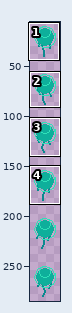
Sprite sheet -- resources/pngs/animals/Jellyfish.png. The first picture is a wide view before the edit; the outline marks the close-up.
Close-up. Old version:
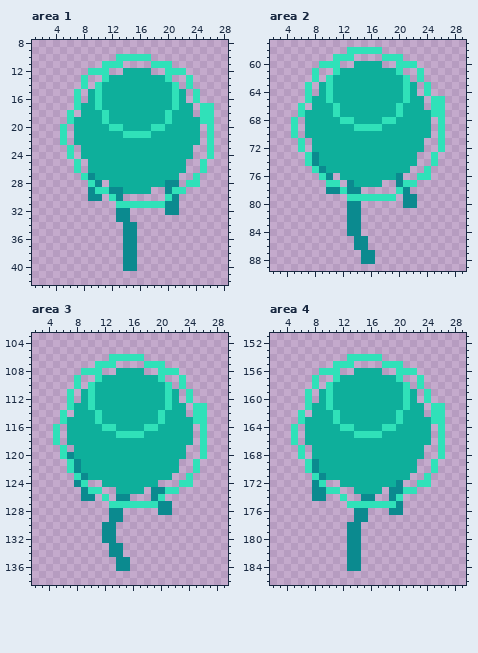
The file is 32x288 pixels. Shown: area 1: x 1..28, y 8..42; area 2: x 2..29, y 57..89; area 3: x 2..29, y 103..138; area 4: x 2..29, y 151..186. The wide view leaves out empty margins. The commit also changed other parts of the picture, which this record leaves out.
New version:
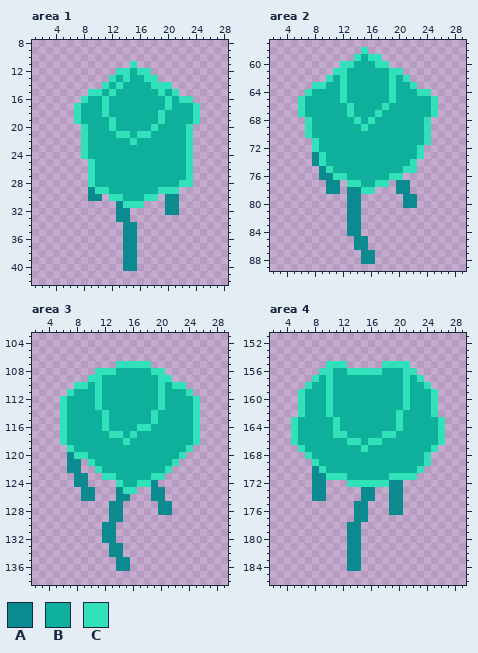
Palette (. is transparent): A #0b8a8f  B #0eaf9b  C #30e1b9
Difference:
Changed rows in their new state; - is an unchanged pixel.
Area 1:
first column x 5:
10 --------.....---------
11 ------...-C--...------
12 ----...-CC-CC--...----
13 ---.--.C-C--CC..--.---
14 ---.-.C-C----CCC.-.---
15 --.-C--C------C--.-.--
16 --.C-BC--------CBCC.--
17 -----BC--------CB--C..
18 -.C-----------CB---C..
19 -.C---BC------CB---C..
20 .-.C----B-----B---C.-.
21 .-.C----C-B-------C.-.
22 .-.C------C-------C.-.
23 -.-C--------------C--.
24 -.-C--------------C--.
25 --.-C-------------C-.-
26 --.-C-------------C-.-
27 ---.C------------BC.--
28 -----BB--------BBC-.--
29 -------BB----BCC-.----
30 --------CBBBCC-A------
31 --------A---...-------
Area 2:
first column x 5:
58 --------..-..---------
59 ------...CBCC...------
60 ----...CC---CC-...----
61 ---.---C------C---.---
62 ---.---C------C---.---
63 --.CCB-C------C-BC-.--
64 ---B-B-C------C-B-C---
65 -CB--B-C------C-B--B-.
66 --B---B-C----C-B---B-.
67 ------B-C---C--B-----.
68 .-C----BBC-C-BB----C-.
69 .-C------B-BB------C-.
70 .-C----------------C-.
71 -.-C---------------C-.
72 -.-C--------------C--.
73 --.-C-------------C-.-
74 --.-C------------C--.-
75 ---.-C----------CC-.--
76 ----A-CC------CC--..--
77 -----AA-CC--CC--A.----
78 -------.--CC---A------
79 --------AA.....-------
Area 3:
first column x 5:
106 --------.....---------
107 ------...CCCC-..------
108 ----..-CC----BC-..----
109 ---.-C----------C-.---
110 ----CBC--------CBC----
111 ---B-BC--------CB-B---
112 -CBB-BC--------CB-BBC-
113 -CB--BC--------CB--B-.
114 --B---BC------CB---B-.
115 ------BC------CB-----.
116 .C------B---C-B-----C.
117 .C------C-B-B-------C.
118 .C--------C---------C.
119 -.C----------------C-.
120 -.-CC-------------C--.
121 --A-.C-----------C--.-
122 --A-..C---------C.--.-
123 ---A-..CC-----CC.--.--
124 ----A--..C--CCA---..--
125 -----A.--ACC.---..----
126 -------.-------A------
127 --------AA.....-------
Area 4:
first column x 5:
154 --------.....---------
155 -----C--.-------C-----
156 ------BBCCCCCBBB------
157 ----BCB--------BCB----
158 --CBB------------BBC--
159 -CBB--------------BBC-
160 -CBB--------------BBC-
161 -CB----------------B-.
162 --B--CB------------B-.
163 CB------------------B-
164 -B----CBB----BBC----B-
165 -B----CC-BBBBCC-----B-
166 -B------CC-CC-------B-
167 --B-------C--------BC.
168 -.C----------------C-.
169 --.C--------------BC.-
170 --.-C-------------C-.-
171 ---A-CCC------CCCC-.--
172 ----A--.CCCCCCA---..--
173 -----..--.AA.---..----
174 -------.-------A------
175 --------.AA...A-------
Where, in picture pixels (left, top, right, bottom), the same in both close-ups:
changed: (60, 54, 214, 208)
changed: (291, 47, 445, 201)
changed: (53, 354, 207, 508)
changed: (291, 354, 445, 508)
